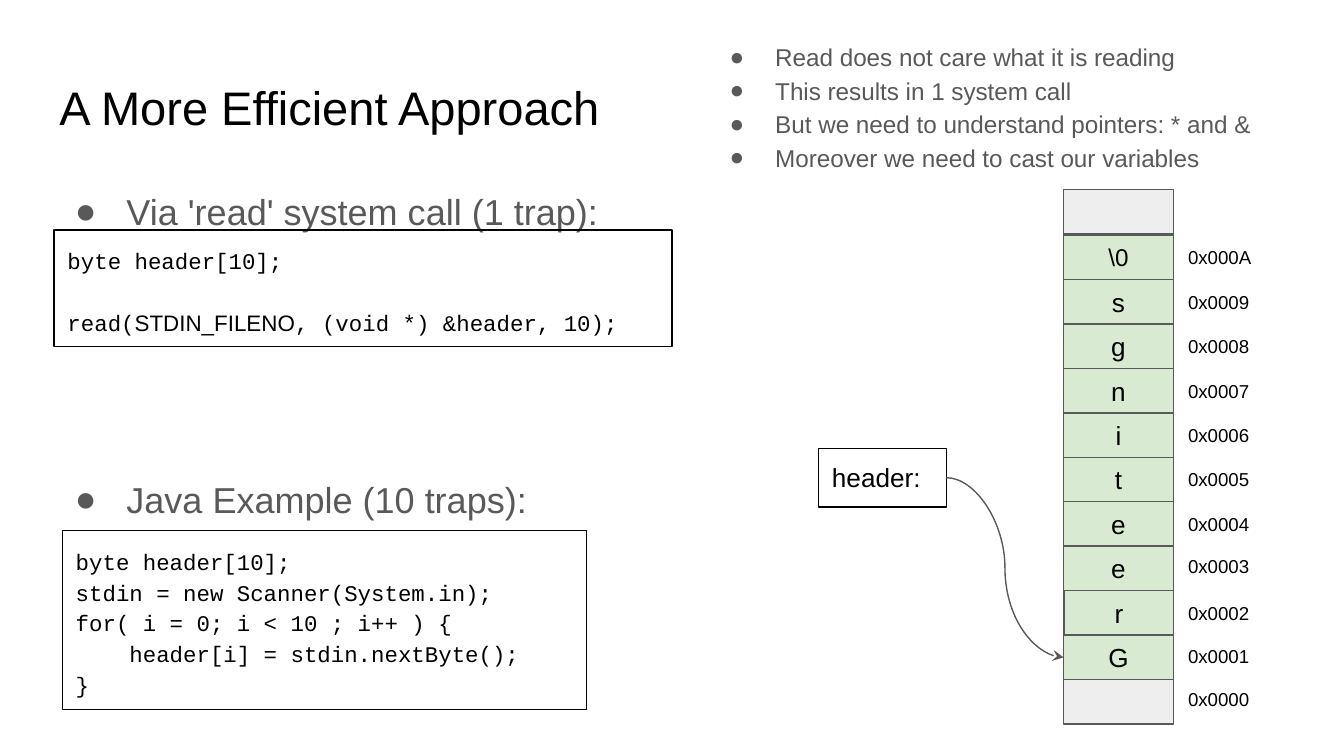
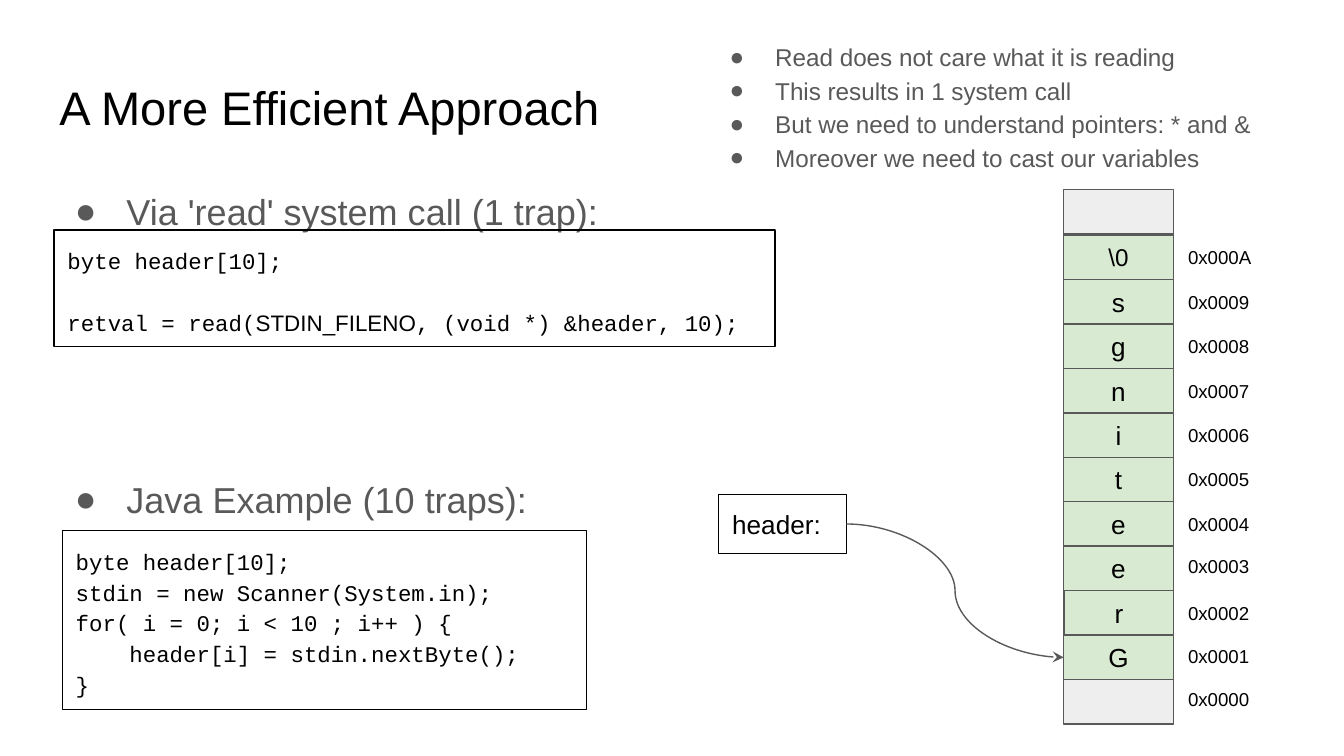
Before and after one commit to COMP122/comp122-s22, a slide deck: slide 7 of models_comp_comm/documents/The Process.pptx. Drawn at 1344x756 pixels with LibreOffice and Linux fonts; fonts in the diff are those of the drawing. Boxes give left, top, right and bottom in pixels: in the first picture for what was removed or moved away, otherwise in the second. Text is boxed around its words. In the diff, an @@ line names an element or a change of style, - is before the commit and + after.

```diff
--- a/models_comp_comm/documents/The Process.pptx
+++ b/models_comp_comm/documents/The Process.pptx
@@ rectangle "byte header[10];": place and size @@
-rectangle "byte header[10];" at [54, 230, 672, 347]
+rectangle "byte header[10];" at [54, 230, 775, 347]
@@ text in rectangle at [67, 315, 739, 336]: text changed @@
-read(STDIN_FILENO, (void *) &header, 10);
+retval = read(STDIN_FILENO, (void *) &header, 10);
@@ rectangle "header:": place and size @@
-rectangle "header:" at [818, 449, 946, 508]
+rectangle "header:" at [719, 495, 847, 554]
@@ curved arrow moved from (946, 477) - (1063, 657) to (847, 524) - (1063, 657) @@
```
Also in this commit, not shown: 7 other slides changed, 4 other files.
